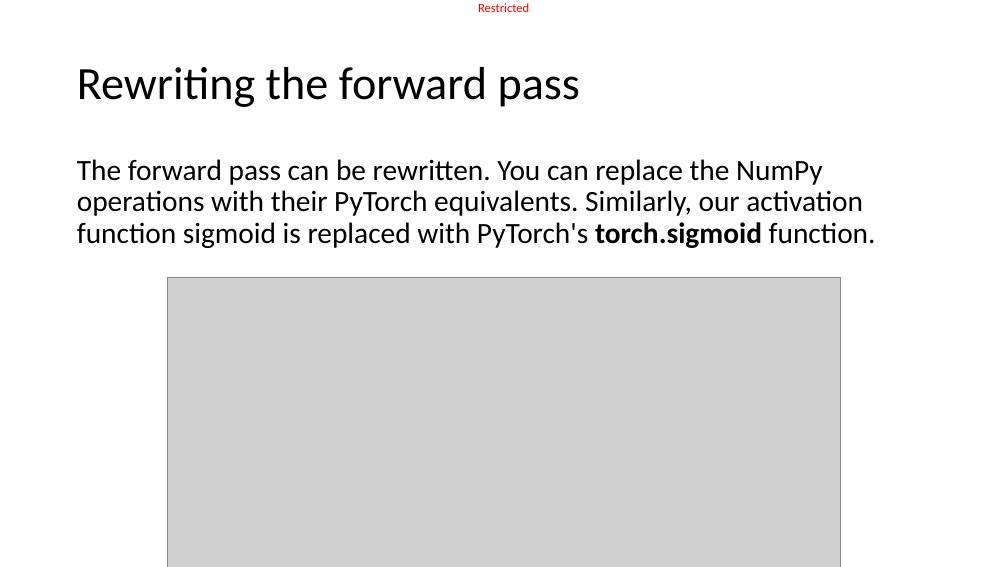
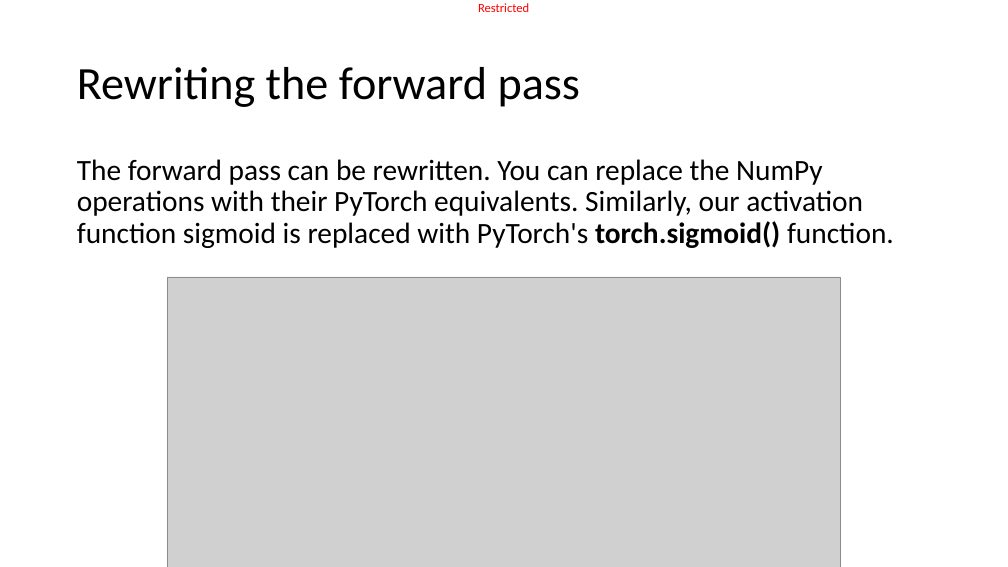
Before and after one commit to matthieudemari/SUTD_DL_50_039, a slide deck: slide 38 of W3/1. W3S1 final/W3S1.pptx. Drawn at 1008x567 pixels with LibreOffice and Linux fonts; fonts in the diff are those of the drawing; grey boxes stand for pictures. Boxes give left, top, right and bottom in pixels: in the first picture for what was removed or moved away, otherwise in the second. Text is boxed around its words. In the diff, an @@ line names an element or a change of style, - is before the commit and + after.

Commit message:
Added Practice notebook on PyTorch tensors to W3S1.

```diff
--- a/W3/1. W3S1 final/W3S1.pptx
+++ b/W3/1. W3S1 final/W3S1.pptx
@@ text at (x1=77, y1=159, x2=894, y2=248): text changed @@
-The forward pass can be rewritten. You can replace the NumPy operations with their PyTorch equivalents. Similarly, our activation function sigmoid is replaced with PyTorch's torch.sigmoid function.
+The forward pass can be rewritten. You can replace the NumPy operations with their PyTorch equivalents. Similarly, our activation function sigmoid is replaced with PyTorch's torch.sigmoid() function.
```
Also in this commit, not shown: 9 other slides changed, 1 slide added, 4 other files.
